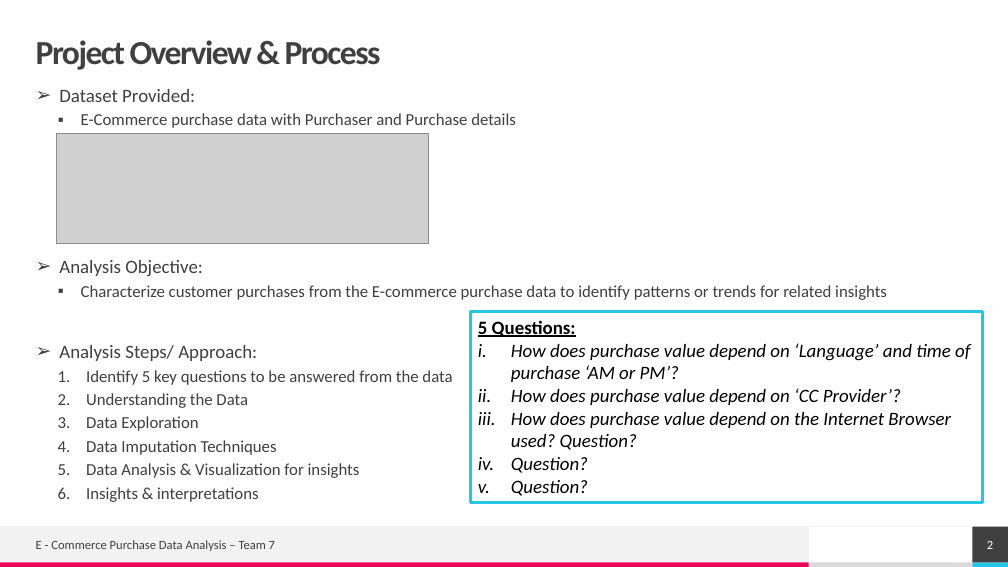
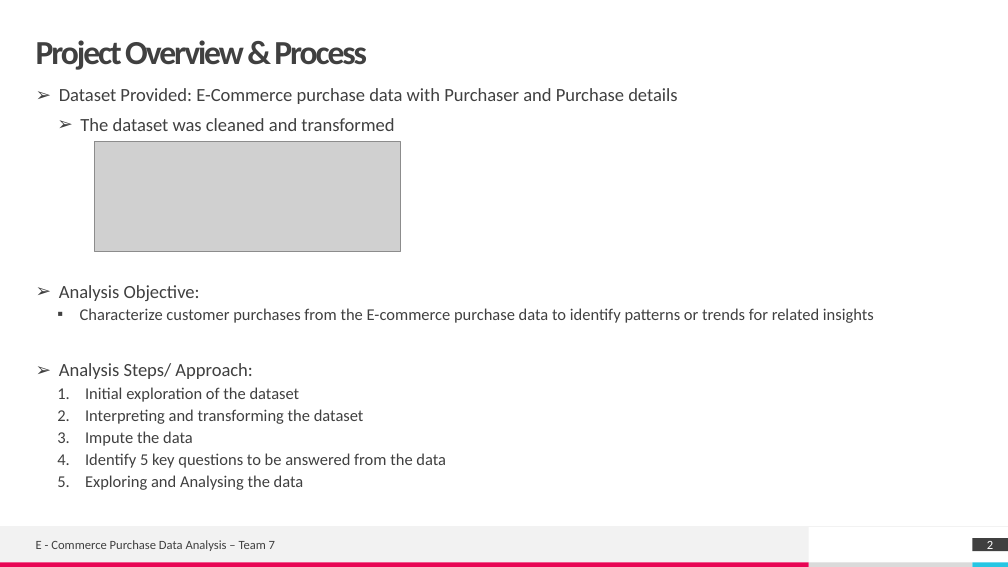
Before and after one commit to RajeshRamachander/ecom, a slide deck: slide 2 of Ecom_Eda.pptx. Drawn at 1008x567 pixels with LibreOffice and Linux fonts; fonts in the diff are those of the drawing; grey boxes stand for pictures. Boxes give left, top, right and bottom in pixels: in the first picture for what was removed or moved away, otherwise in the second. Text is boxed around its words. In the diff, an @@ line names an element or a change of style, - is before the commit and + after.

Commit message:
Brought in synch upto visualization

```diff
--- a/Ecom_Eda.pptx
+++ b/Ecom_Eda.pptx
@@ title "Project Overview & Process" at (x1=36, y1=40, x2=367, y2=70): letter spacing -1.5 to -2 pt @@
@@ text at (x1=59, y1=88, x2=677, y2=131): text changed; size 16 to 17.6 pt @@
-➢ Dataset Provided:
-  ▪ E-Commerce purchase data with Purchaser and Purchase details
+➢ Dataset Provided: E-Commerce purchase data with Purchaser and Purchase details
+  ➢ The dataset was cleaned and transformed
@@ picture resized from (x1=57, y1=133, x2=429, y2=243) to (x1=95, y1=141, x2=400, y2=251) @@
@@ text at (x1=59, y1=285, x2=874, y2=468): size 18 to 17.6 pt in "Analysis Objective:", "Analysis Steps/ Approach:"; size 16 to 15.7 pt in "Characterize customer purchases from the E-commerce purchase ...", "Identify 5 key questions to be answered ..."; less space between paragraphs; indent changed @@
@@ rectangle removed at (x1=470, y1=312, x2=982, y2=502) @@
-5 Questions:
-i. How does purchase value depend on ‘Language’ and time of purchase ‘AM or PM’?
-ii. How does purchase value depend on ‘CC Provider’?
-iii. How does purchase value depend on the Internet Browser used? Question?
-iv. Question?
-v. Question?
@@ text at (x1=85, y1=387, x2=364, y2=446): paragraphs added @@
+  1. Initial exploration of the dataset
+  2. Interpreting and transforming the dataset
+  3. Impute the data
@@ text at (x1=85, y1=475, x2=304, y2=490): text changed; size 16 to 15.7 pt @@
-  2. Understanding the Data
-  3. Data Exploration
-  4. Data Imputation Techniques
-  5. Data Analysis & Visualization for insights
-  6. Insights & interpretations
+  5. Exploring and Analysing the data
@@ page number resized from (x1=972, y1=527, x2=1008, y2=563) to (x1=972, y1=538, x2=1008, y2=551) @@
```
Also in this commit, not shown: 7 other slides changed, 3 slides added, 2 slides removed, 1 other file.
